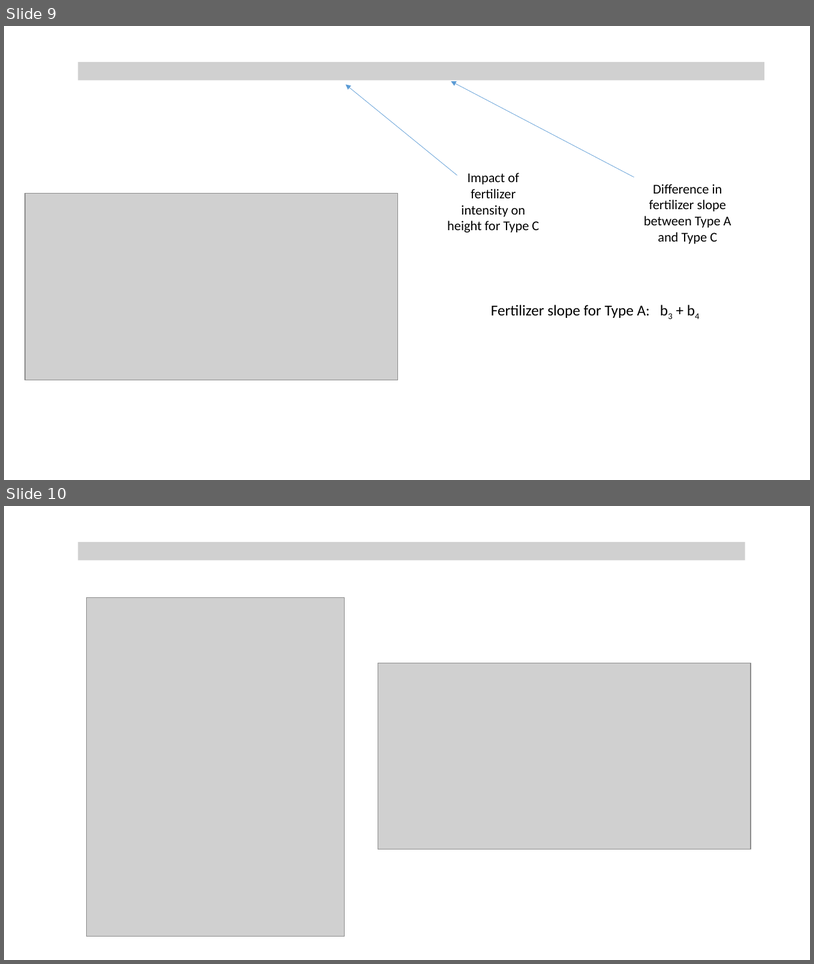
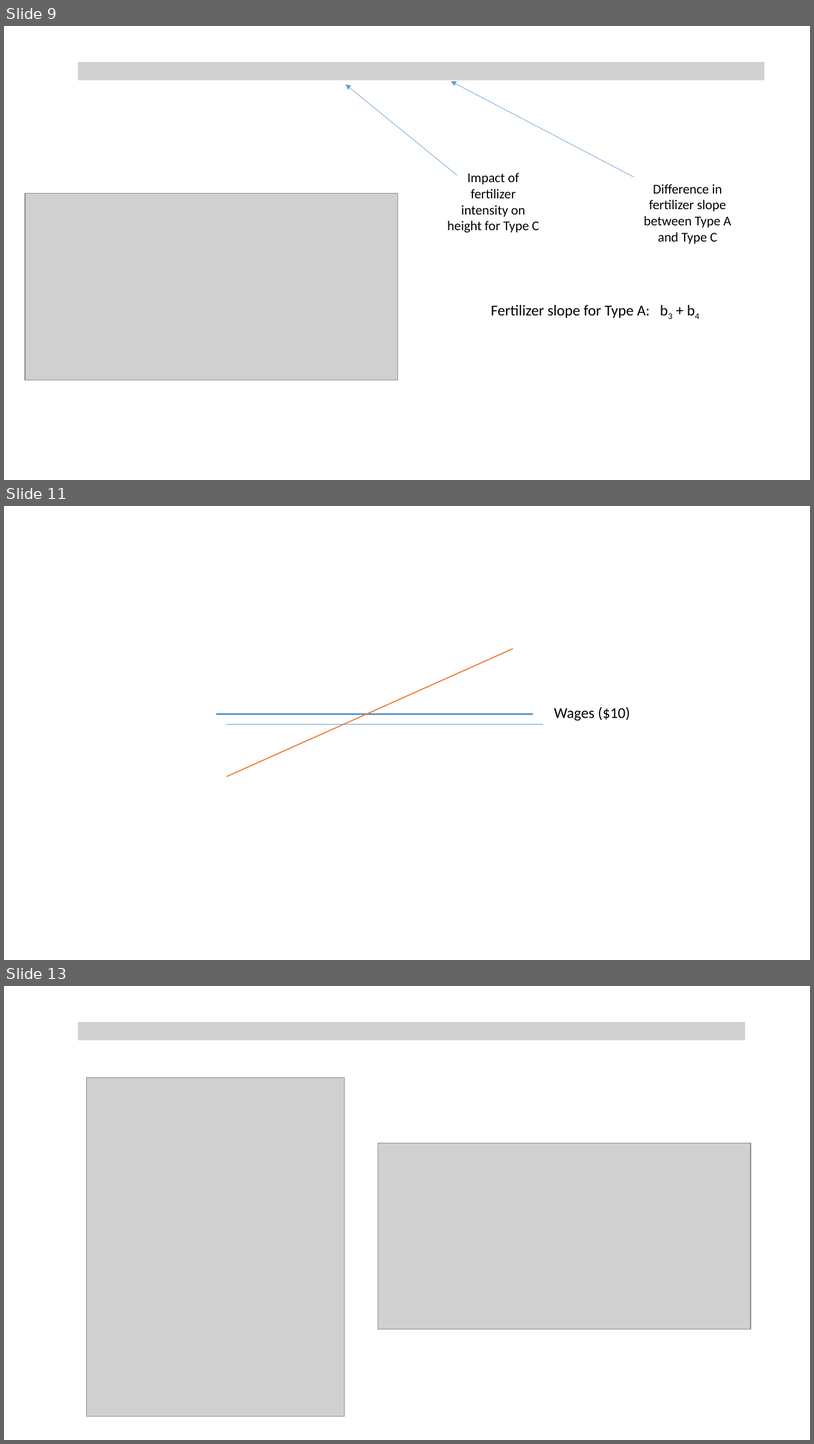
Before and after one commit to Watts-College/cpp-524-fall-2021, a slide deck: lectures/CPP-523/p-08-dummy-variables.pptx. Shown one above the other, each under a label of ours: slides 9 and 10 before the commit, slides 9, 11 and 13 after it; the slides between them are not shown. The pictures are 814x964 and 814x1444 pixels, drawn with LibreOffice and Linux fonts; fonts in the diff are those of the drawing; grey boxes stand for pictures. Boxes give left, top, right and bottom in pixels: in the first picture for what was removed or moved away, otherwise in the second. Text is boxed around its words. In the diff, an @@ line names an element or a change of style, - is before the commit and + after.

```diff
--- a/lectures/CPP-523/p-08-dummy-variables.pptx
+++ b/lectures/CPP-523/p-08-dummy-variables.pptx
@@ slide 11 added at <box>4,506,810,960</box>, background #FFFFFF @@
@@ line added from (227, 777) to (513, 649), #ED7D31 1.25 pt @@
@@ line added from (216, 714) to (534, 714), #5B9BD5 1.75 pt @@
@@ text added at <box>554,706,630,721</box>, 18 pt, text #000000 @@
+Wages ($10)
@@ line added from (227, 724) to (543, 724), #5B9BD5 0.5 pt @@
@@ what was slide 10 is now slide 13 @@
```
Also in this commit, not shown: 2 other slides added, 6 other files.
